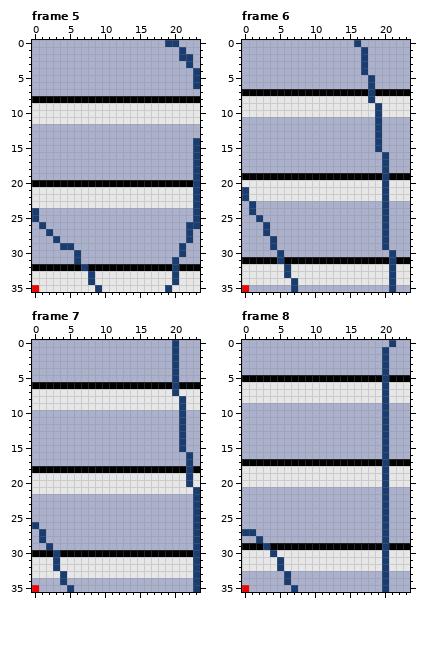
Pixel-art file -- resources/block_ase_files/escalator_north_up.ase. This is how it looked before the edit.
24x36 pixels, 12 frames. Shown: frame 5, frame 6, frame 7, frame 8. The commit also changed other frames, which this record leaves out.
The same view after the edit:
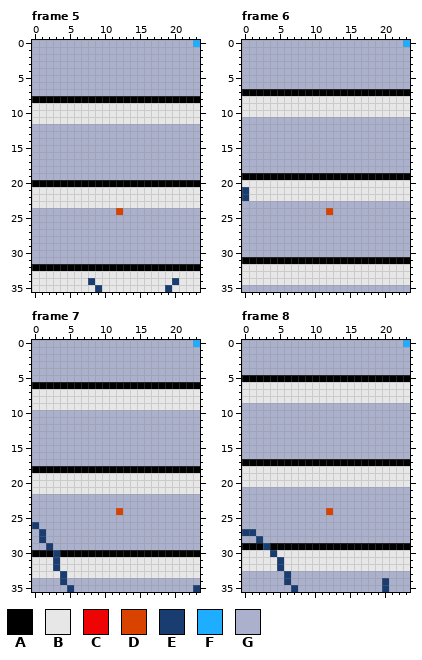
Palette (. is transparent): A #000000  B #e7e7e7  C #ee0404  D #da4200  E #193d70  F #1fadff  G #abb1cc
Diff:
Changed rows in their new state; - is an unchanged pixel.
Frame 5, layers "pivot", "pixels":
first column x 19:
 0 GG--F
 1 --G--
 2 --GG-
 3 ---G-
 4 ----G
 5 ----G
 6 ----G
first column x 0:
14 -----------------------G
15 -----------------------G
16 -----------------------G
17 -----------------------G
18 -----------------------G
19 -----------------------G
20 -----------------------A
21 -----------------------B
22 -----------------------B
23 -----------------------B
24 G-----------D----------G
25 G----------------------G
26 -G--------------------GG
27 --G-------------------G-
28 ---G------------------G-
29 ----GG---------------G--
30 ------G--------------G--
31 ------G-------------G---
32 -------A------------A---
33 --------B-----------B---
35 B-----------------------
Frame 6, layers "pivot", "pixels":
first column x 0:
 0 ----------------G------F
 1 -----------------G------
 2 -----------------G------
 3 -----------------G------
 4 -----------------G------
 5 ------------------G-----
 6 ------------------G-----
 7 ------------------A-----
 8 ------------------B-----
 9 -------------------B----
10 -------------------B----
11 -------------------G----
12 -------------------G----
13 -------------------G----
14 -------------------G----
15 -------------------G----
16 --------------------G---
17 --------------------G---
18 --------------------G---
19 --------------------A---
20 --------------------B---
21 --------------------B---
22 --------------------B---
23 -G------------------G---
24 -G----------D-------G---
25 --G-----------------G---
26 ---G----------------G---
27 ---G----------------G---
28 ----G---------------G---
29 ----G---------------G---
30 -----G---------------G--
31 -----A---------------A--
32 ------B--------------B--
33 ------B--------------B--
34 -------B-------------B--
35 G------G-------------G--
Frame 7, layers "pivot", "pixels":
first column x 0:
 0 --------------------G--F
 1 --------------------G---
 2 --------------------G---
 3 --------------------G---
 4 --------------------G---
 5 --------------------G---
 6 --------------------A---
 7 --------------------B---
 8 ---------------------B--
 9 ---------------------B--
10 ---------------------G--
11 ---------------------G--
12 ---------------------G--
13 ---------------------G--
14 ---------------------G--
15 ---------------------G--
16 ----------------------G-
17 ----------------------G-
18 ----------------------A-
19 ----------------------B-
20 ----------------------B-
21 -----------------------B
22 -----------------------G
23 -----------------------G
24 ------------D----------G
25 -----------------------G
26 -----------------------G
27 -----------------------G
28 -----------------------G
29 -----------------------G
30 -----------------------A
31 -----------------------B
32 -----------------------B
33 -----------------------B
34 -----------------------G
35 G-----------------------
Frame 8, layers "pivot", "pixels":
first column x 0:
 0 ---------------------G-F
 1 --------------------G---
 2 --------------------G---
 3 --------------------G---
 4 --------------------G---
 5 --------------------A---
 6 --------------------B---
 7 --------------------B---
 8 --------------------B---
 9 --------------------G---
10 --------------------G---
11 --------------------G---
12 --------------------G---
13 --------------------G---
14 --------------------G---
15 --------------------G---
16 --------------------G---
17 --------------------A---
18 --------------------B---
19 --------------------B---
20 --------------------B---
21 --------------------G---
22 --------------------G---
23 --------------------G---
24 ------------D-------G---
25 --------------------G---
26 --------------------G---
27 --------------------G---
28 --------------------G---
29 --------------------A---
30 --------------------B---
31 --------------------B---
32 --------------------B---
33 --------------------G---
35 G-----------------------
